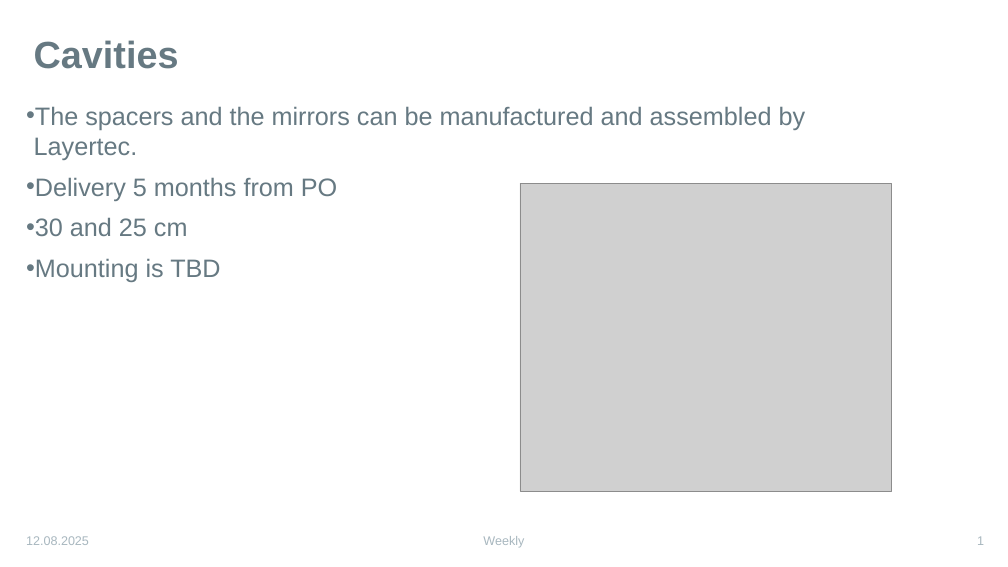
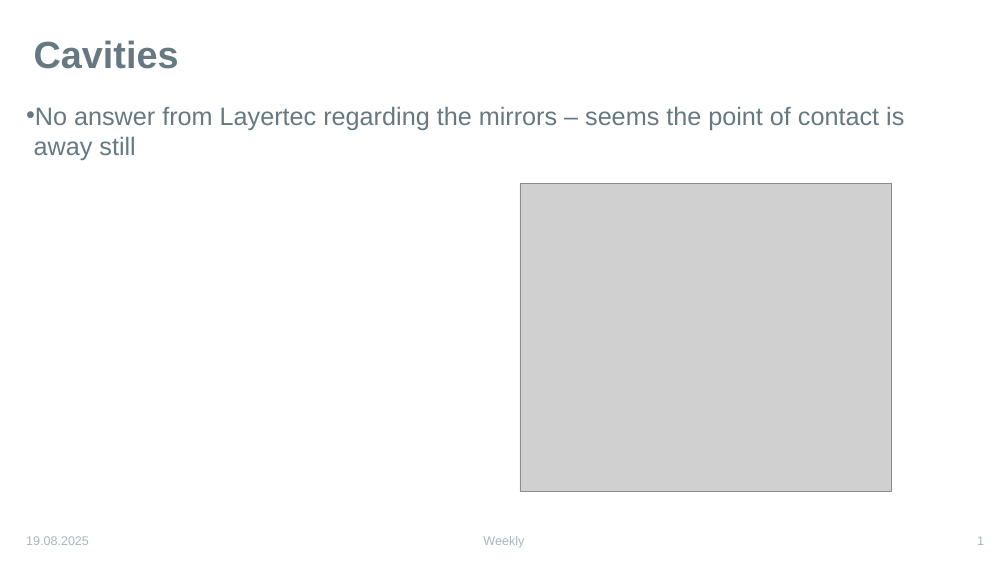
Before and after one commit to karinkruuse/Esitlused, a slide deck: slide 1 of summer updates.pptx. Drawn at 1008x567 pixels with LibreOffice and Linux fonts; fonts in the diff are those of the drawing; grey boxes stand for pictures. Boxes give left, top, right and bottom in pixels: in the first picture for what was removed or moved away, otherwise in the second. Text is boxed around its words. In the diff, an @@ line names an element or a change of style, - is before the commit and + after.

```diff
--- a/summer updates.pptx
+++ b/summer updates.pptx
@@ text at (x1=26, y1=106, x2=904, y2=160): text changed @@
-• The spacers and the mirrors can be manufactured and assembled by Layertec.
-• Delivery 5 months from PO
-• 30 and 25 cm
-• Mounting is TBD
+• No answer from Layertec regarding the mirrors – seems the point of contact is away still
@@ text at (x1=26, y1=536, x2=89, y2=545): text changed @@
-12.08.2025
+19.08.2025
```
Also in this commit, not shown: 2 other slides changed, 1 slide added, 7 slides removed.
